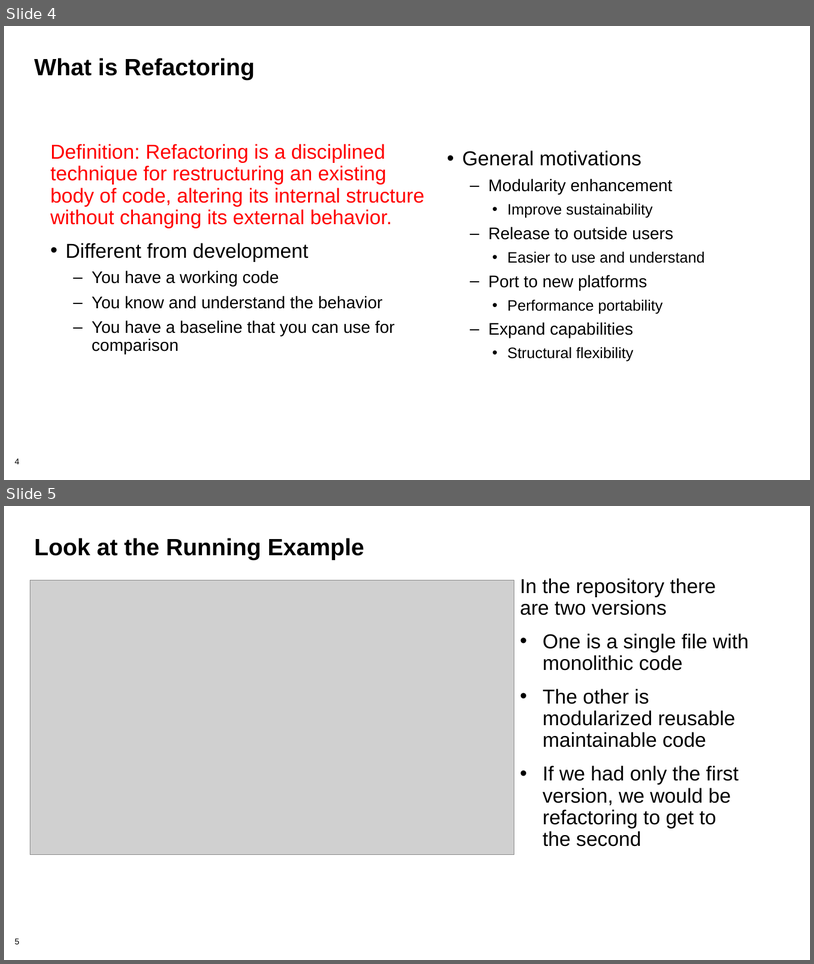
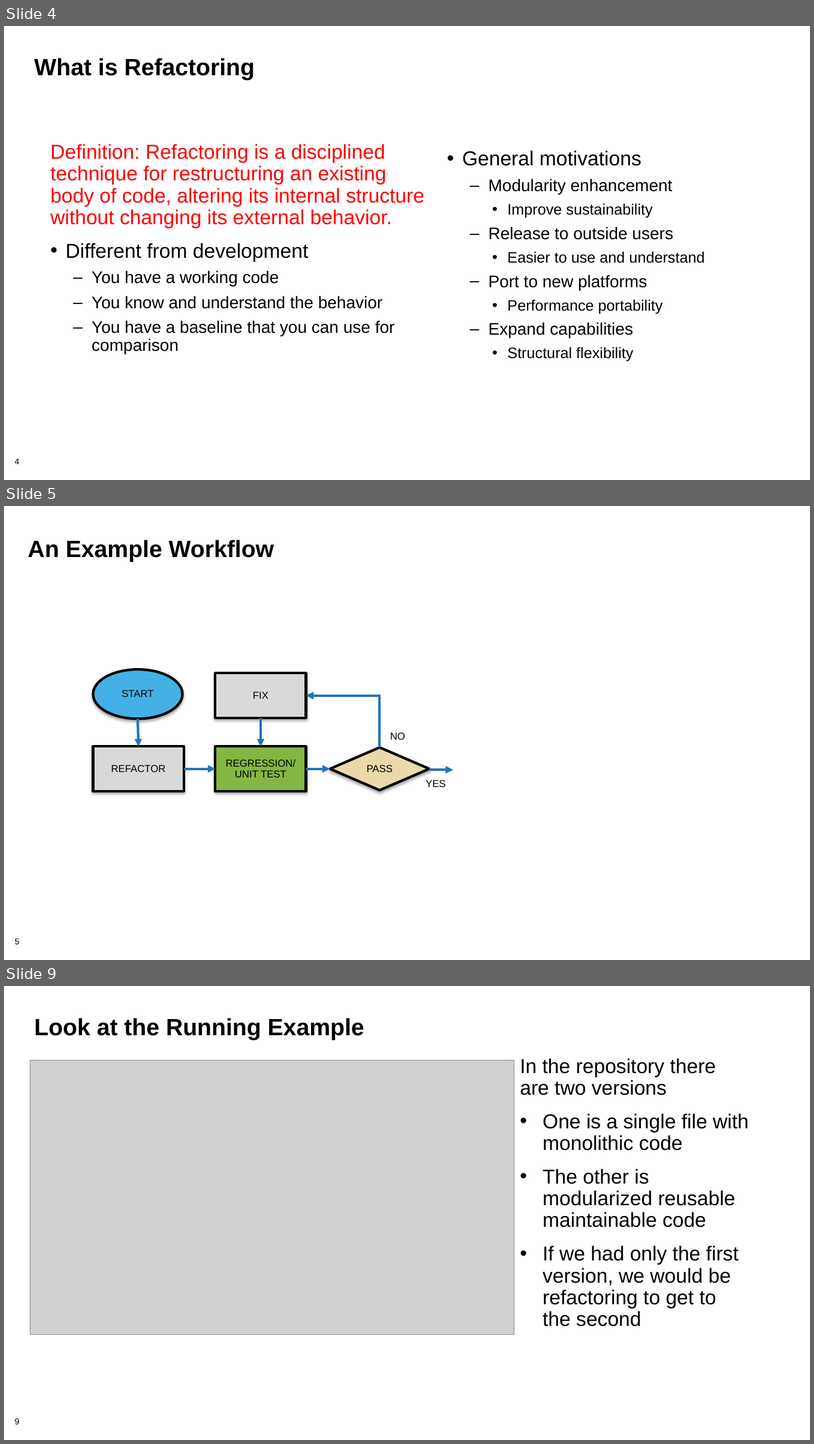
Before and after one commit to bssw-tutorial/presentations, a slide deck: refactoring.pptx. Shown one above the other, each under a label of ours: slides 4 and 5 before the commit, slides 4, 5 and 9 after it; the slides between them are not shown. The pictures are 814x964 and 814x1444 pixels, drawn with LibreOffice and Linux fonts; fonts in the diff are those of the drawing; grey boxes stand for pictures; background and template pictures are left out. Boxes give left, top, right and bottom in pixels: in the first picture for what was removed or moved away, otherwise in the second. Text is boxed around its words. In the diff, an @@ line names an element or a change of style, - is before the commit and + after.

Commit message:
refactoring reworked for SC21

```diff
--- a/refactoring.pptx
+++ b/refactoring.pptx
@@ slide 5 added at (4, 506, 810, 960), background #FFFFFF; not listed: 1 template element that a slide beside it also shows @@
@@ title added at (28, 540, 274, 562), 28 pt, text #000000, bold @@
+An Example Workflow
@@ ellipse added at (93, 669, 182, 719), fill #43B1E5, outline #000000 3 pt, 12 pt, text #000000 @@
+START
@@ rectangle added at (216, 673, 306, 718), fill #D9D9D9, outline #000000 3 pt, 12 pt, text #000000 @@
+FIX
@@ elbow arrow added from (380, 747) to (306, 696), #2673BA 3 pt @@
@@ arrow added from (138, 718) to (138, 746), #2673BA 3 pt @@
@@ arrow added from (261, 718) to (261, 746), #2673BA 3 pt @@
@@ text added at (390, 732, 405, 739), 12 pt, text #000000 @@
+NO
@@ rectangle added at (93, 746, 183, 791), fill #D9D9D9, outline #000000 3 pt, 12 pt, text #000000 @@
+REFACTOR
@@ rectangle added at (216, 746, 306, 791), fill #84B641, outline #000000 3 pt, 12 pt, text #000000 @@
+REGRESSION/UNIT TEST
@@ diamond added at (330, 747, 429, 790), fill #EAD9A9, outline #000000 3 pt, 12 pt, text #000000 @@
+PASS
@@ arrow added from (183, 769) to (216, 769), #2673BA 3 pt @@
@@ arrow added from (306, 769) to (330, 769), #2673BA 3 pt @@
@@ arrow added from (429, 770) to (453, 770), #2673BA 3 pt @@
@@ text added at (426, 780, 446, 787), 12 pt, text #000000 @@
+YES
@@ what was slide 5 is now slide 9 @@
@@ page number at (15, 1418, 20, 1424): text changed @@
-5
+9
```
Also in this commit, not shown: 8 slides changed, 14 other slides added.
